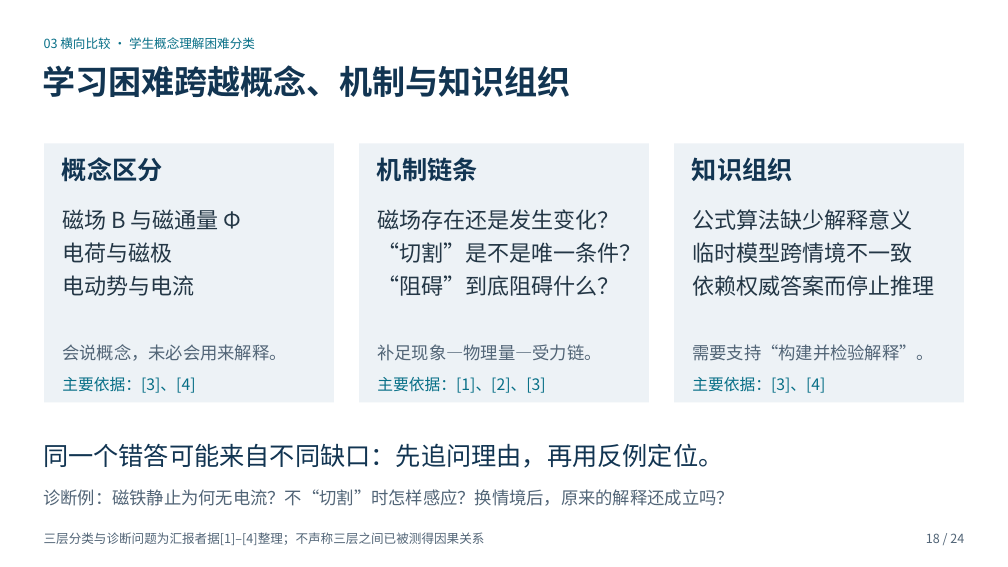
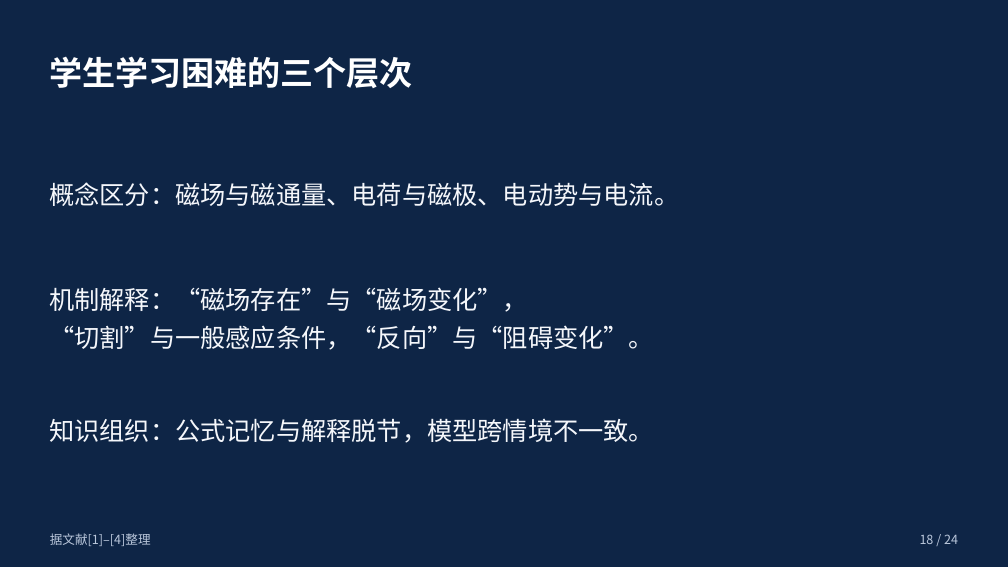
Before and after one commit to c1742/ppt-master, a slide deck: slide 18 of outputs/基础物理专题研究_四篇文献精读汇报.pptx. Drawn at 1008x567 pixels with LibreOffice and Linux fonts; fonts in the diff are those of the drawing. Boxes give left, top, right and bottom in pixels: in the first picture for what was removed or moved away, otherwise in the second. Text is boxed around its words. In the diff, an @@ line names an element or a change of style, - is before the commit and + after.

```diff
--- a/outputs/基础物理专题研究_四篇文献精读汇报.pptx
+++ b/outputs/基础物理专题研究_四篇文献精读汇报.pptx
@@ background #FFFFFF to #0E2546 @@
@@ text at (49,56,412,88): text changed; size 12 to 31.5 pt; text colour #076F87 to #FFFFFF; bold on @@
-03 横向比较 · 学生概念理解困难分类
+学生学习困难的三个层次
@@ text removed at (43,65,571,97) @@
-学习困难跨越概念、机制与知识组织
@@ text at (49,182,679,206): text changed; size 21 to 24 pt; text colour #243746 to #F5F7FB @@
-磁场 B 与磁通量 Φ
-电荷与磁极
-电动势与电流
+概念区分：磁场与磁通量、电荷与磁极、电动势与电流。
@@ text added at (49,287,654,350), 24 pt, text #F5F7FB @@
+机制解释：“磁场存在”与“磁场变化”，
+“切割”与一般感应条件，“反向”与“阻碍变化”。
@@ group removed at (44,144,333,403): 3 texts, 1 rectangle @@
-概念区分
-会说概念，未必会用来解释。
-主要依据：[3]、[4]
@@ group removed at (359,144,649,403): 4 texts, 1 rectangle @@
-机制链条
-磁场存在还是发生变化？
-“切割”是不是唯一条件？
-“阻碍”到底阻碍什么？
-补足现象—物理量—受力链。
-主要依据：[1]、[2]、[3]
@@ group removed at (675,144,964,403): 4 texts, 1 rectangle @@
-知识组织
-公式算法缺少解释意义
-临时模型跨情境不一致
-依赖权威答案而停止推理
-需要支持“构建并检验解释”。
-主要依据：[3]、[4]
@@ text added at (49,419,654,443), 24 pt, text #F5F7FB @@
+知识组织：公式记忆与解释脱节，模型跨情境不一致。
@@ text removed at (43,443,723,468) @@
-同一个错答可能来自不同缺口：先追问理由，再用反例定位。
@@ text removed at (43,489,734,506) @@
-诊断例：磁铁静止为何无电流？不“切割”时怎样感应？换情境后，原来的解释还成立吗？
@@ text removed at (44,532,485,545) @@
-三层分类与诊断问题为汇报者据[1]–[4]整理；不声称三层之间已被测得因果关系
@@ text added at (50,533,151,546), 12 pt, text #BAC7DB @@
+据文献[1]–[4]整理
@@ text "18 / 24" at (920,534,958,544): text colour #526577 to #BAC7DB @@
```
Also in this commit, not shown: 18 other slides changed, 5 slides added, 5 slides removed, 2 other files.
